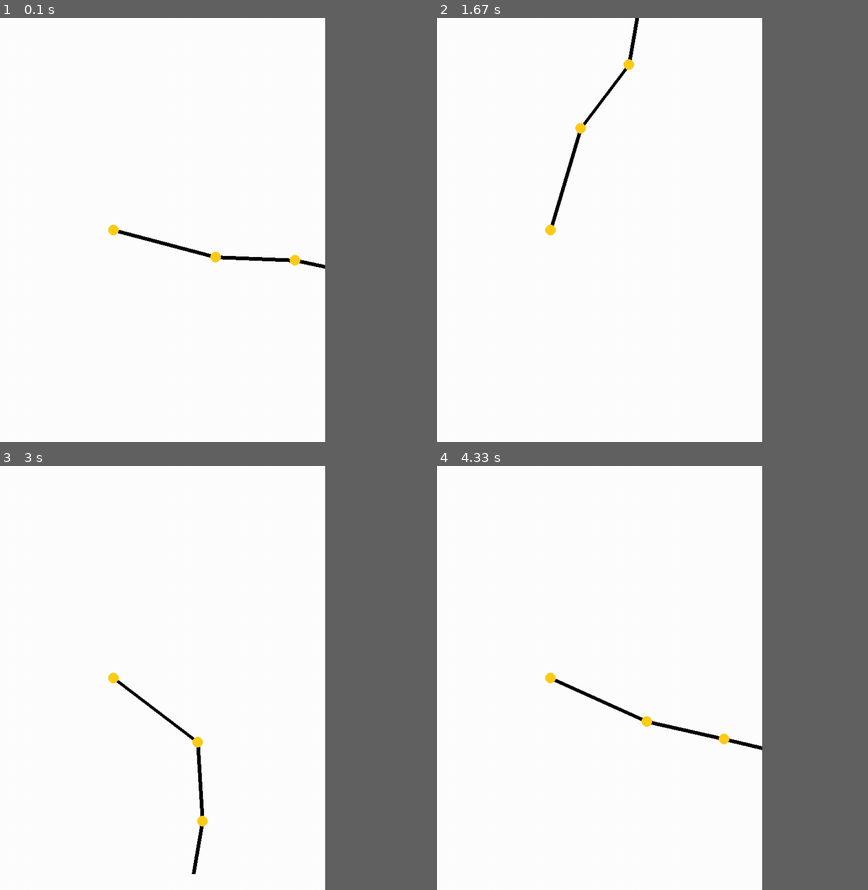
Above: before the commit, frames 1-4 (two rows, left to right).
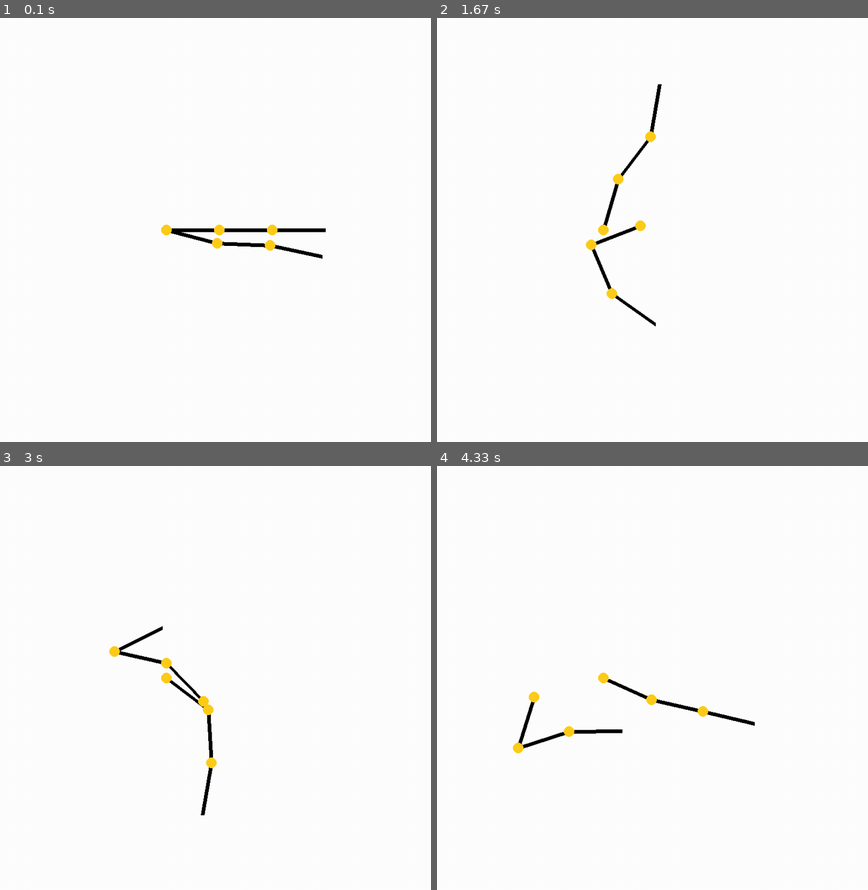
Above: after the commit, the same moments.

Repository: Josephbakulikira/Kinematics-FK-IK-pygame
Game: pygame game, started from main.py
The game is run twice, just before and just after one commit, with the same random seed, the same clock (stepped at 60 frames per second) and the same inputs.
Inputs (mouse positions are in pixels of both pictures, inside the frame that each line leads up to):
- Up to frame 1 (0.1 s): no input
- Up to frame 2 (1.67 s): press the mouse at (475, 234) at 0.37 s; move the mouse to (566, 276) at 0.47 s; release the mouse at (656, 323) at 0.6 s; tap Space at 0.67 s
- Up to frame 3 (3 s): hold Space 2-2.47 s; click (90, 588) at 2.08 s; press the mouse at (38, 682) at 2.53 s; move the mouse to (159, 644) at 2.63 s; release the mouse at (275, 601) at 2.77 s; press the mouse at (38, 682) at 2.87 s; move the mouse to (163, 627) at 2.97 s
- Up to frame 4 (4.33 s): release the mouse at (721, 572) at 3.1 s; press the mouse at (475, 682) at 3.2 s; move the mouse to (480, 644) at 3.3 s; release the mouse at (488, 601) at 3.43 s; press the mouse at (475, 682) at 3.53 s; move the mouse to (458, 758) at 3.63 s; release the mouse at (441, 834) at 3.77 s; press the mouse at (475, 682) at 3.87 s; move the mouse to (488, 694) at 3.97 s; release the mouse at (497, 711) at 4.1 s; press the mouse at (475, 682) at 4.2 s; move the mouse to (622, 728) at 4.3 s
In our replay, the window is 720x720 before the commit and 900x720 after it. These sizes can differ from the game's own. Grey fills any space a smaller window leaves; there, only what the larger window draws over its background counts as a difference.

The runs differ from the first frame. In frame 1, 1.4% of the frame differs, in the area x 25-76%, y 48-60%; in frame 2, 1.5%; in frame 3, 1.4%; in frame 4, 1.5%, in the area x 17-76%, y 48-68%.

Commit message:
add inverse kinematics

Diff:
--- a/Arm.py
+++ b/Arm.py
@@ -2,7 +2,7 @@
 import pygame
 from constants import Black
 
-class Arm:
+class Arm(object):
     def __init__(self, position, length, angle):
         self.position = position
         self.length = length
@@ -11,18 +11,32 @@
         self.ArmStroke = 7
         self.parent = None
         self.child = None
-
+        # 0 -> Inverse Kinematic , 1 -> ForwardKinematic
+        self.MODE = 0
     def getPosition(self):
         angle = self.angle
-        parent = self.parent
+        if self.MODE == 1:
+            parent = self.parent
 
-        while parent != None:
-            angle += parent.angle
-            parent = parent.parent
+            while parent != None:
+                angle += parent.angle
+                parent = parent.parent
 
         return [self.position[0] + math.cos(angle) * self.length,
                 self.position[1] + math.sin(angle) * self.length]
 
+    def pointAt(self, target):
+        dx = target[0] - self.position[0]
+        dy = target[1] - self.position[1]
+        self.angle = math.atan2(dy, dx)
+
+    def drag(self, target):
+        self.pointAt(target)
+        self.position[0] = target[0] - math.cos(self.angle) * self.length
+        self.position[1] = target[1] - math.sin(self.angle) * self.length
+        if self.parent != None:
+            self.parent.drag(self.position)
+
     def Show(self, screen):
         pygame.draw.line(screen, self.color, self.position, self.getPosition(), self.ArmStroke)
         pygame.draw.circle(screen, (255, 205, 25), self.position, 10)
--- a/constants.py
+++ b/constants.py
@@ -1,4 +1,4 @@
-Width, Height = 800, 800
+Width, Height = 1000, 800
 SIZE = (Width, Height)
 
 White, Black = (255, 255, 255), (0, 0, 0)
--- a/kinematic.py
+++ b/kinematic.py
@@ -10,6 +10,7 @@
 
     def Append(self, length):
         arm = Arm([0, 0], length, 0)
+        arm.MODE = 1
         self.arms.append(arm)
 
         arm.parent = self.lastArm
@@ -30,3 +31,26 @@
     def Show(self, screen):
         for i, arm in enumerate(self.arms):
             arm.Show(screen)
+
+class InverseKinematic:
+    def __init__(self, position, arms=[], lastArm=None):
+        self.position = position
+        self.arms = arms
+        self.lastArm = lastArm
+
+    def Append(self, length):
+        arm = Arm([0,0], length, 0)
+        if self.lastArm != None:
+            arm.position = self.lastArm.getPosition()
+            arm.parent = self.lastArm
+        else:
+            arm.position = self.position
+        self.arms.append(arm)
+        self.lastArm = arm
+
+    def Drag(self, target):
+        self.lastArm.drag(target)
+
+    def Show(self, screen):
+        for arm in self.arms:
+            arm.Show(screen)
--- a/main.py
+++ b/main.py
@@ -1,7 +1,8 @@
 import pygame
 import math
 from constants import *
-from kinematic import ForwardKinematic
+from kinematic import ForwardKinematic, InverseKinematic
+from Arm import Arm
 
 screen = pygame.display.set_mode(SIZE)
 clock = pygame.time.Clock()
@@ -10,15 +11,19 @@
 angle = 0
 
 FK = ForwardKinematic([Width//2, Height//2])
+FK.Append(100)
+FK.Append(100)
+FK.Append(100)
+FK.RotateArm(0, 1.3)
+FK.RotateArm(1, -1.5)
+FK.RotateArm(2, 0.98)
 
-FK.Append(200)
-FK.Append(150)
-FK.Append(100)
+IK = InverseKinematic([Width//2, Height//2])
+IK.Append(100)
+IK.Append(100)
+IK.Append(100)
 
-# FK.RotateArm(0, 1.3)
-# FK.RotateArm(1, -1.5)
-# FK.RotateArm(2, 0.98)
-
+moveMouse = True
 run = True
 while run:
     clock.tick(fps)
@@ -28,9 +33,15 @@
     for event in pygame.event.get():
         if event.type == pygame.QUIT:
             run = False
-        if event.type == pygame.KEYUP:
+        if event.type == pygame.KEYDOWN:
             if event.key == pygame.K_ESCAPE:
                 run = False
+            if event.key == pygame.K_SPACE:
+                moveMouse = not moveMouse
+        if event.type == pygame.MOUSEMOTION:
+            if moveMouse == True:
+                mousePosition = pygame.mouse.get_pos()
+                IK.Drag(mousePosition)
 
     FK.RotateArm(0, math.sin(angle) * 1.3)
     FK.RotateArm(1, math.sin(angle * 1.2) * -0.9)
@@ -40,7 +51,7 @@
 
     FK.update()
     FK.Show(screen)
-
+    IK.Show(screen)
     pygame.display.flip()
 
 
